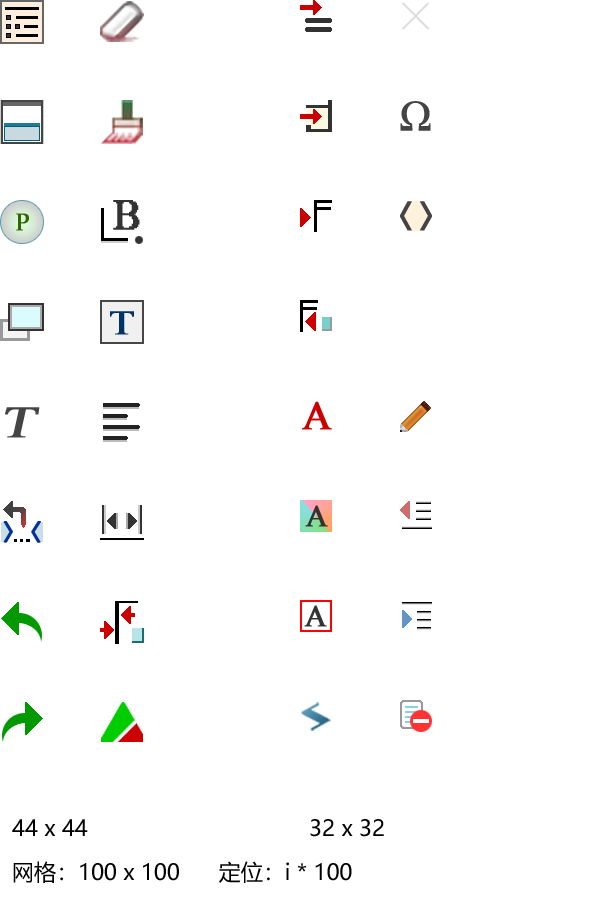
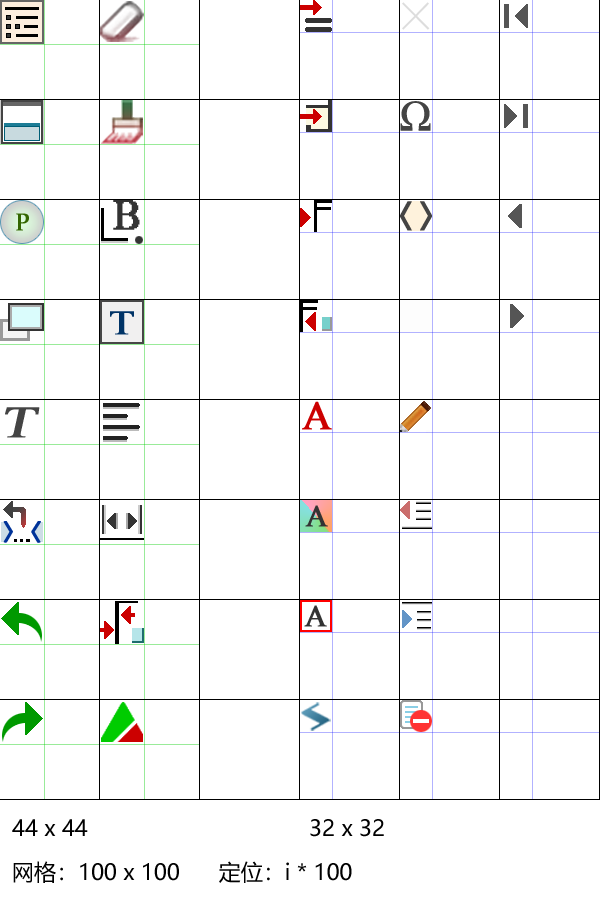
Revision of a layered 600 x 900 image; what changed, layer by layer:
added group "列32-3" with 8 layers in group "32x32" over [504, 4, 528, 328]
added group "tobeg" with 2 layers in group "列32-3" over [504, 4, 528, 28]
added layer "颜色填充 113" in group "tobeg" over [515, 4, 528, 28]
added layer "颜色填充 112" in group "tobeg" over [504, 4, 509, 28]
added group "toend" with 2 layers in group "列32-3" over [504, 104, 528, 128]
added layer "颜色填充 113 副本" in group "toend" over [504, 104, 517, 128]
added layer "颜色填充 112 副本" in group "toend" over [523, 104, 528, 128]
added layer "prev-page" in group "列32-3" over [508, 204, 522, 228]
added layer "next-page" in group "列32-3" over [510, 304, 524, 328]
showed group "网格" (5 layers) over [0, 0, 600, 800]
painted on "32-竖" over [532, 0, 533, 799]
painted on "32-横" over [499, 32, 599, 733]
